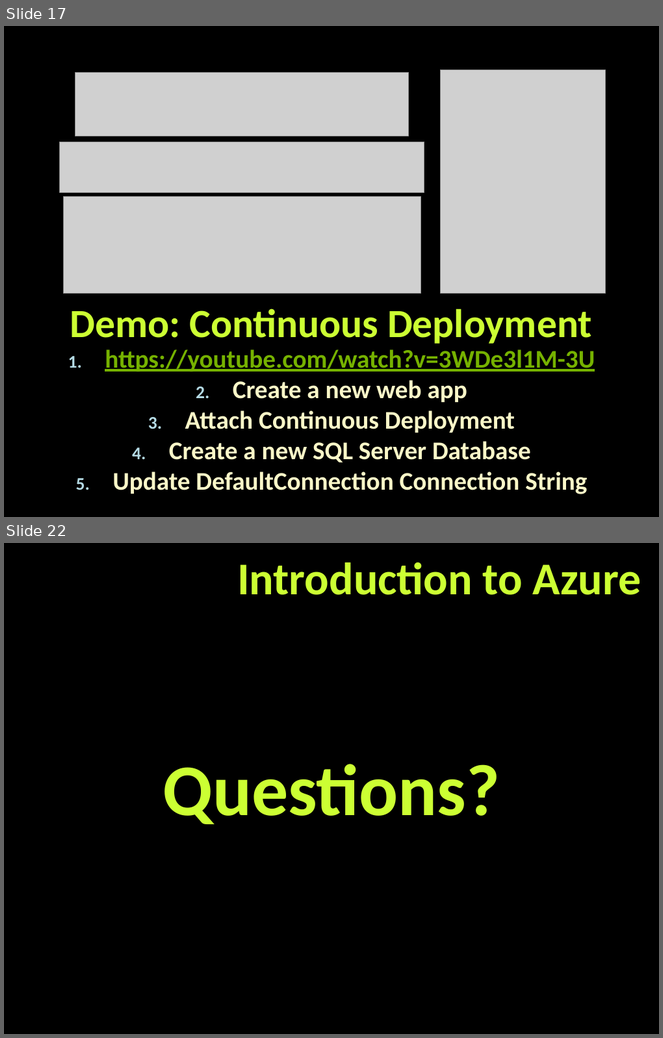
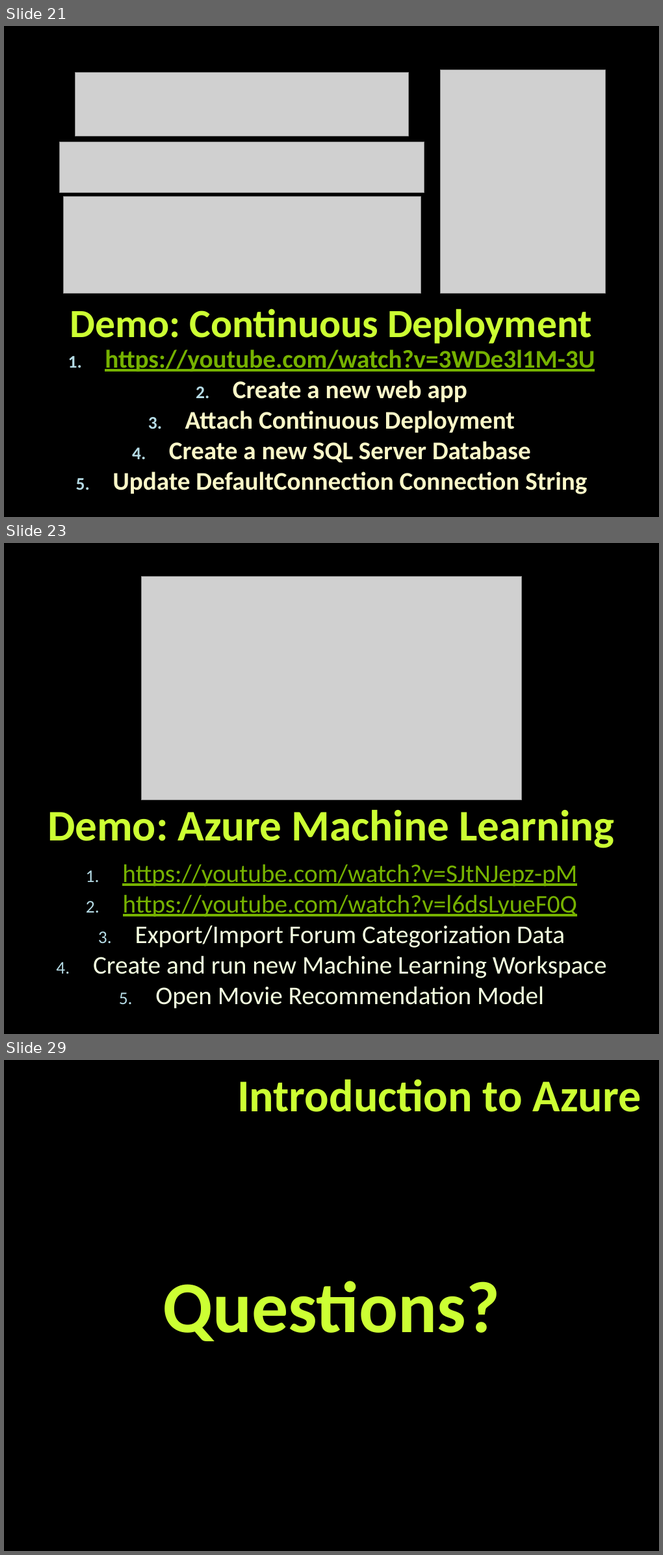
Before and after one commit to TelerikAcademy/Web-Services-and-Cloud, a slide deck: 09. Intro-to-Azure/Intro-to-Azure.pptx. Shown one above the other, each under a label of ours: slides 17 and 22 before the commit, slides 21, 23 and 29 after it; the slides between them are not shown. The pictures are 663x1038 and 663x1555 pixels, drawn with LibreOffice and Linux fonts; fonts in the diff are those of the drawing; grey boxes stand for pictures; background and template pictures are left out. Boxes give left, top, right and bottom in pixels: in the first picture for what was removed or moved away, otherwise in the second. Text is boxed around its words. In the diff, an @@ line names an element or a change of style, - is before the commit and + after.

Commit message:
Finished Intro-to-Azure.pptx

```diff
--- a/09. Intro-to-Azure/Intro-to-Azure.pptx
+++ b/09. Intro-to-Azure/Intro-to-Azure.pptx
@@ slide 23 added at (4,543,659,1034), background picture (left out) @@
@@ picture added at (141,576,521,800) @@
@@ title added at (48,810,614,849), 48 pt, text #CCFF33, bold @@
+Demo: Azure Machine Learning
@@ subtitle added at (93,865,607,1009), 28 pt, text #F5FFE0, bold @@
+  1. https://youtube.com/watch?v=SJtNJepz-pM
+  2. https://youtube.com/watch?v=l6dsLyueF0Q
+  3. Export/Import Forum Categorization Data
+  4. Create and run new Machine Learning Workspace
+  5. Open Movie Recommendation Model
@@ what was slide 17 is now slide 21 @@
@@ what was slide 22 is now slide 29 @@
```
Also in this commit, not shown: 5 slides changed, 7 other slides added, 1 slide removed.
